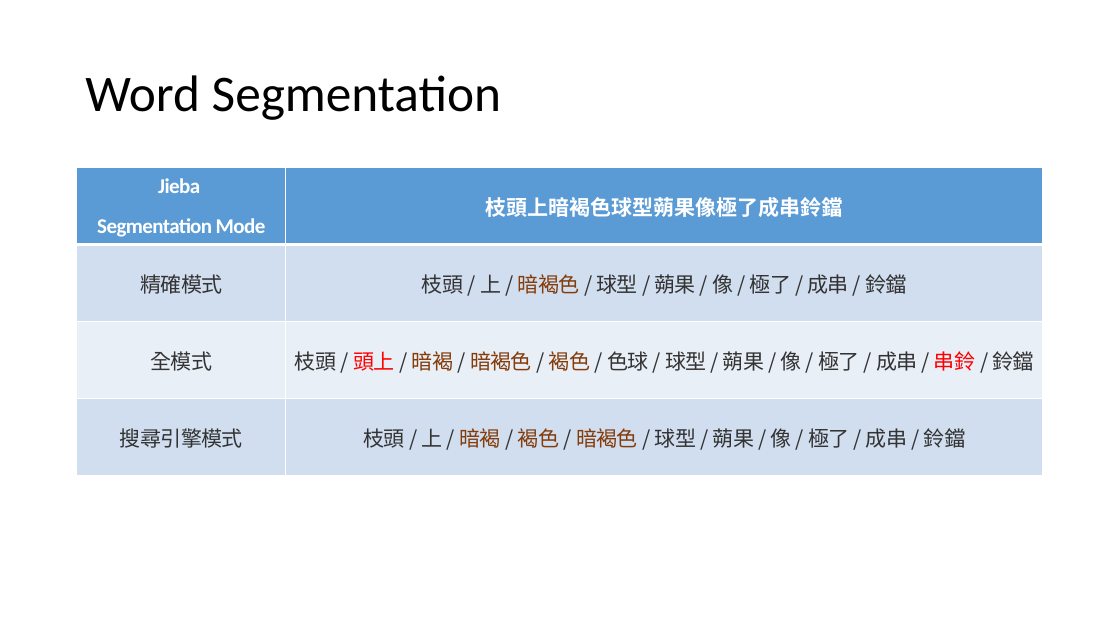
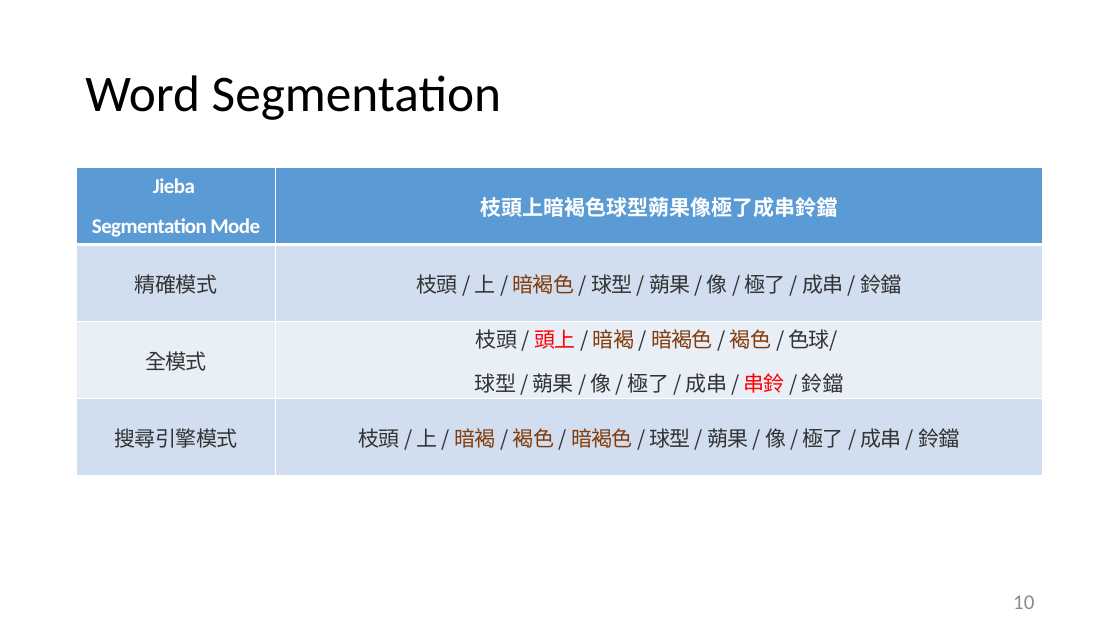
Before and after one commit to ZhongTing/HotTopicDetection, a slide deck: slide 10 of document/Hot-Topic-Detection.pptx (slide 14 before the commit). Drawn at 1120x630 pixels with LibreOffice and Linux fonts; fonts in the diff are those of the drawing. Boxes give left, top, right and bottom in pixels: in the first picture for what was removed or moved away, otherwise in the second. Text is boxed around its words. In the diff, an @@ line names an element or a change of style, - is before the commit and + after.

```diff
--- a/document/Hot-Topic-Detection.pptx
+++ b/document/Hot-Topic-Detection.pptx
@@ table at [77,168,1044,476] @@
-row 3, column 2: 枝頭 / 頭上 / 暗褐 / 暗褐色 / 褐色 / 色球 / 球型 / 蒴果 / 像 / 極了 / 成串 / 串鈴 / 鈴鐺
+row 3, column 2: 枝頭 / 頭上 / 暗褐 / 暗褐色 / 褐色 / 色球/ / 球型 / 蒴果 / 像 / 極了 / 成串 / 串鈴 / 鈴鐺
@@ page number added at [1013,595,1034,609], 18 pt, text #8C8C8C @@
+10
```
Also in this commit, not shown: 24 other slides changed, 32 slides added, 8 slides removed, 19 other files.
